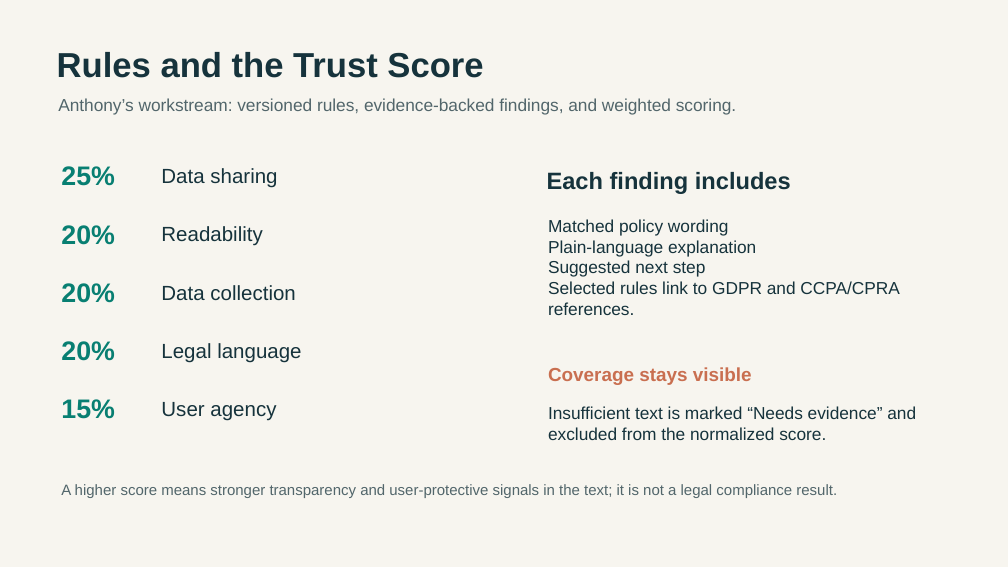
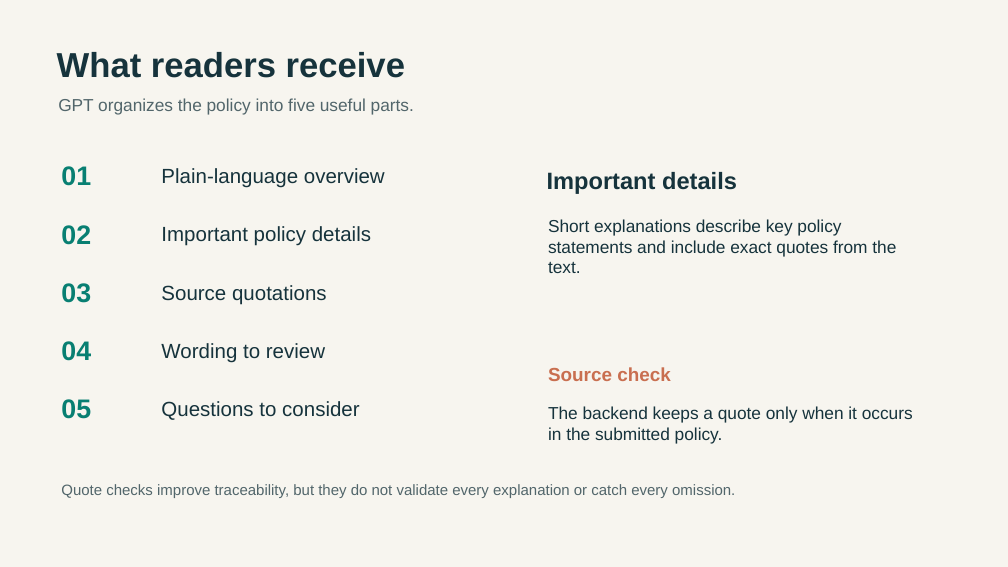
Before and after one commit to tjross28/Comp-496---TJ-Anthony-Amon-Prema, a slide deck: slide 3 of output/presentation/ClearPolicy_Project_Presentation.pptx. Drawn at 1008x567 pixels with LibreOffice and Linux fonts; fonts in the diff are those of the drawing. Boxes give left, top, right and bottom in pixels: in the first picture for what was removed or moved away, otherwise in the second. Text is boxed around its words. In the diff, an @@ line names an element or a change of style, - is before the commit and + after.

```diff
--- a/output/presentation/ClearPolicy_Project_Presentation.pptx
+++ b/output/presentation/ClearPolicy_Project_Presentation.pptx
@@ text at [57, 52, 405, 78]: text changed @@
-Rules and the Trust Score
+What readers receive
@@ text at [58, 98, 414, 115]: text changed @@
-Anthony’s workstream: versioned rules, evidence-backed findings, and weighted scoring.
+GPT organizes the policy into five useful parts.
@@ text at [61, 166, 91, 186]: text changed @@
-25%
+01
@@ text at [161, 168, 385, 188]: text changed @@
-Data sharing
+Plain-language overview
@@ text at [547, 172, 737, 194]: text changed @@
-Each finding includes
+Important details
@@ text at [61, 225, 91, 245]: text changed @@
-20%
+02
@@ text at [161, 226, 371, 246]: text changed @@
-Readability
+Important policy details
@@ text at [548, 219, 896, 273]: text changed @@
-Matched policy wording
-Plain-language explanation
-Suggested next step
-Selected rules link to GDPR and CCPA/CPRA references.
+Short explanations describe key policy statements and include exact quotes from the text.
@@ text at [61, 283, 91, 303]: text changed @@
-20%
+03
@@ text at [161, 285, 327, 305]: text changed @@
-Data collection
+Source quotations
@@ text at [61, 341, 91, 361]: text changed @@
-20%
+04
@@ text at [161, 343, 325, 363]: text changed @@
-Legal language
+Wording to review
@@ text at [548, 367, 671, 381]: text changed @@
-Coverage stays visible
+Source check
@@ text at [61, 399, 91, 419]: text changed @@
-15%
+05
@@ text at [161, 401, 360, 420]: text changed @@
-User agency
+Questions to consider
@@ text at [548, 406, 913, 444]: text changed @@
-Insufficient text is marked “Needs evidence” and excluded from the normalized score.
+The backend keeps a quote only when it occurs in the submitted policy.
@@ text at [61, 484, 735, 498]: text changed @@
-A higher score means stronger transparency and user-protective signals in the text; it is not a legal compliance result.
+Quote checks improve traceability, but they do not validate every explanation or catch every omission.
```
Also in this commit, not shown: 3 other slides changed, 2 slides added, 2 slides removed, 49 other files.
